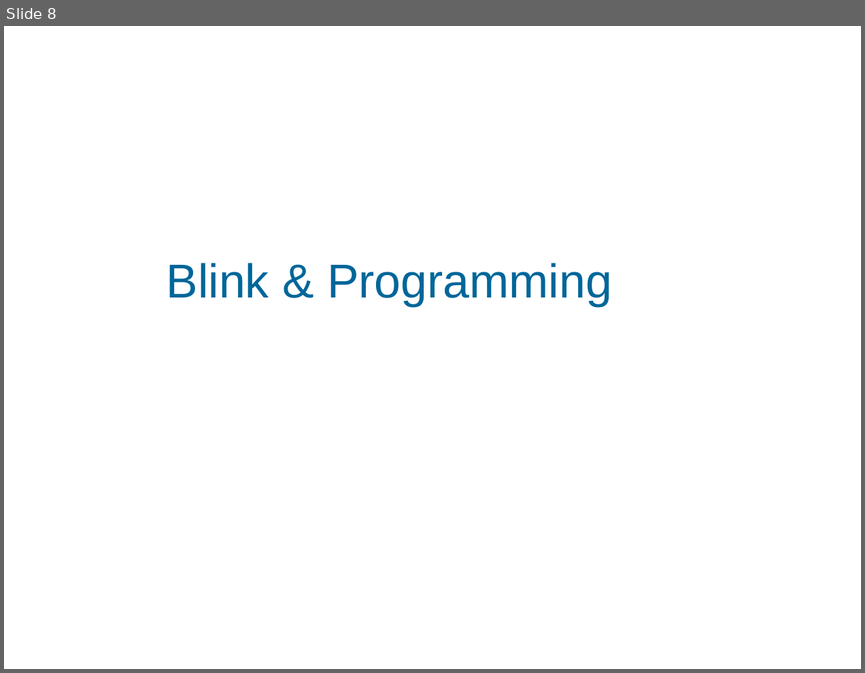
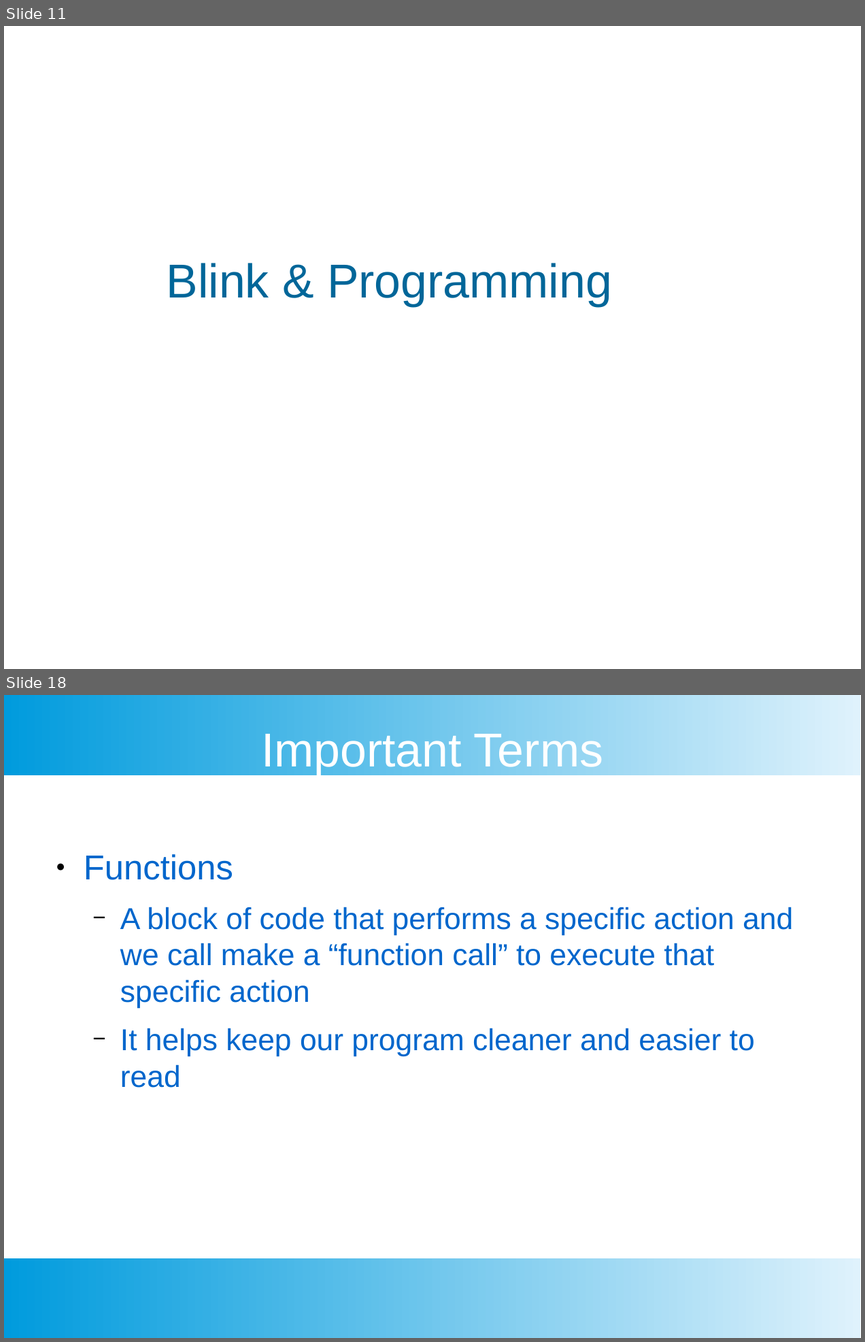
Before and after one commit to Casual-Endvrs/Arduino-101-Manual, a slide deck: 1 - LED/1-class_presentation.odp. Shown one above the other, each under a label of ours: slide 8 before the commit, slides 11 and 18 after it; the slides between them are not shown. The pictures are 865x673 and 865x1342 pixels, drawn with LibreOffice and Linux fonts; fonts in the diff are those of the drawing; background and template pictures are left out. Boxes give left, top, right and bottom in pixels: in the first picture for what was removed or moved away, otherwise in the second. Text is boxed around its words. In the diff, an @@ line names an element or a change of style, - is before the commit and + after.

```diff
--- a/1 - LED/1-class_presentation.odp
+++ b/1 - LED/1-class_presentation.odp
@@ slide 18 added at <box>4,695,861,1338</box>, background #FFFFFF @@
@@ rectangle added at <box>4,695,861,775</box>, fill gradient #DFF2FC to #009BDD @@
@@ title added at <box>261,734,603,775</box>, 44 pt, text #FFFFFF @@
+Important Terms
@@ text added at <box>84,854,793,1087</box>, 28 pt, text #0066CC @@
+● Functions
+  − A block of code that performs a specific action and we call make a “function call” to execute that specific action
+  − It helps keep our program cleaner and easier to read
@@ rectangle added at <box>4,1258,861,1338</box>, fill gradient #DFF2FC to #009BDD @@
@@ what was slide 8 is now slide 11 @@
```
Also in this commit, not shown: 6 slides changed, 39 other slides added, 2 slides removed, 7 other files.
